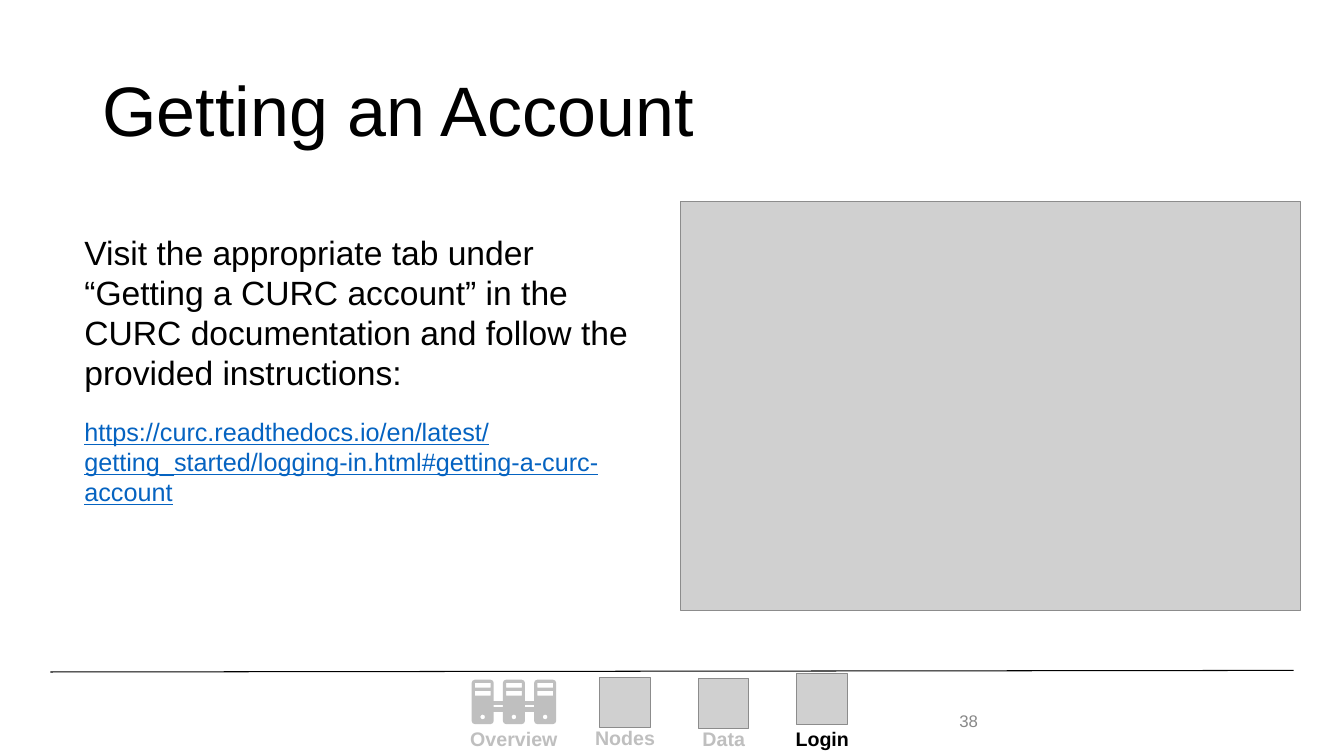
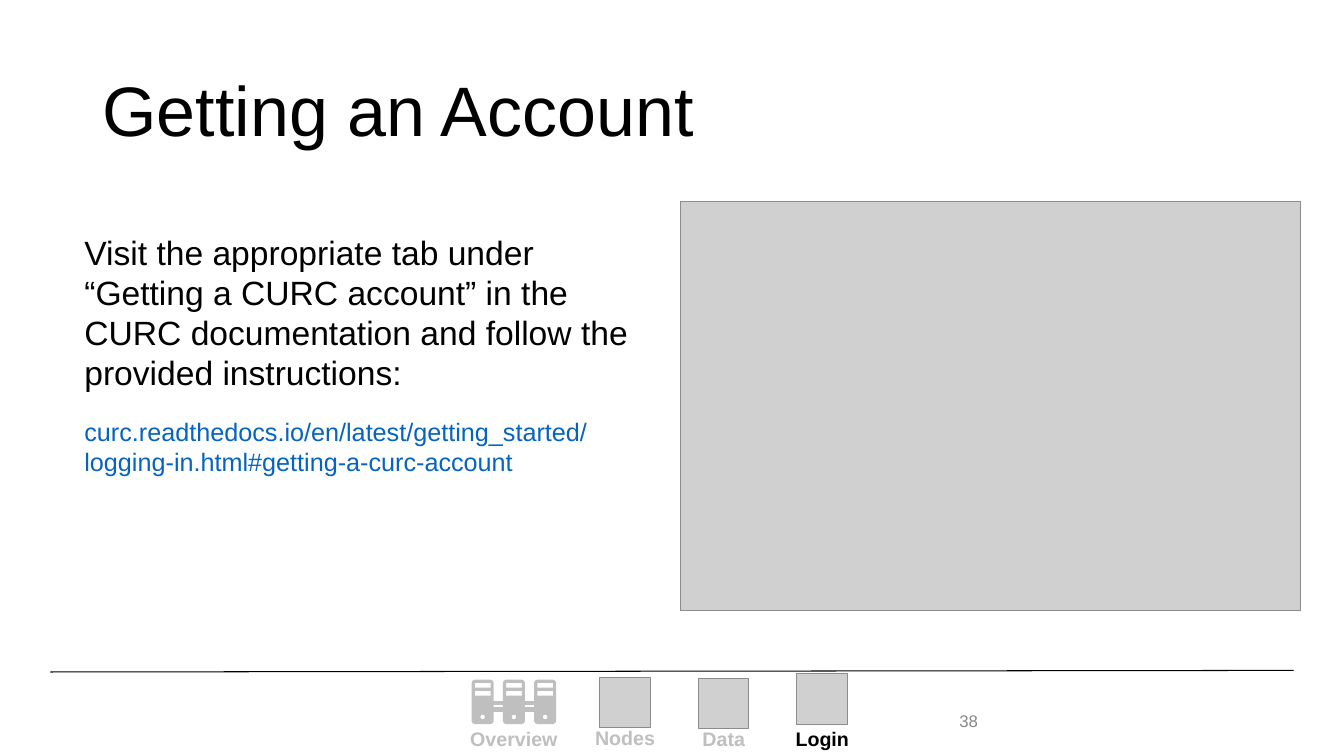
Before and after one commit to ResearchComputing/New_User_Seminar, a slide deck: slide 38 of Alpine_New_User_Seminar.pptx. Drawn at 1344x756 pixels with LibreOffice and Linux fonts; fonts in the diff are those of the drawing; grey boxes stand for pictures; background and template pictures are left out. Boxes give left, top, right and bottom in pixels: in the first picture for what was removed or moved away, otherwise in the second. Text is boxed around its words. In the diff, an @@ line names an element or a change of style, - is before the commit and + after.

```diff
--- a/Alpine_New_User_Seminar.pptx
+++ b/Alpine_New_User_Seminar.pptx
@@ text at [84,422,587,477]: text changed @@
-https://curc.readthedocs.io/en/latest/getting_started/logging-in.html#getting-a-curc-account
+curc.readthedocs.io/en/latest/getting_started/logging-in.html#getting-a-curc-account
```
Also in this commit, not shown: 9 other slides changed, 1 slide added, 2 slides removed, 1 other file.
